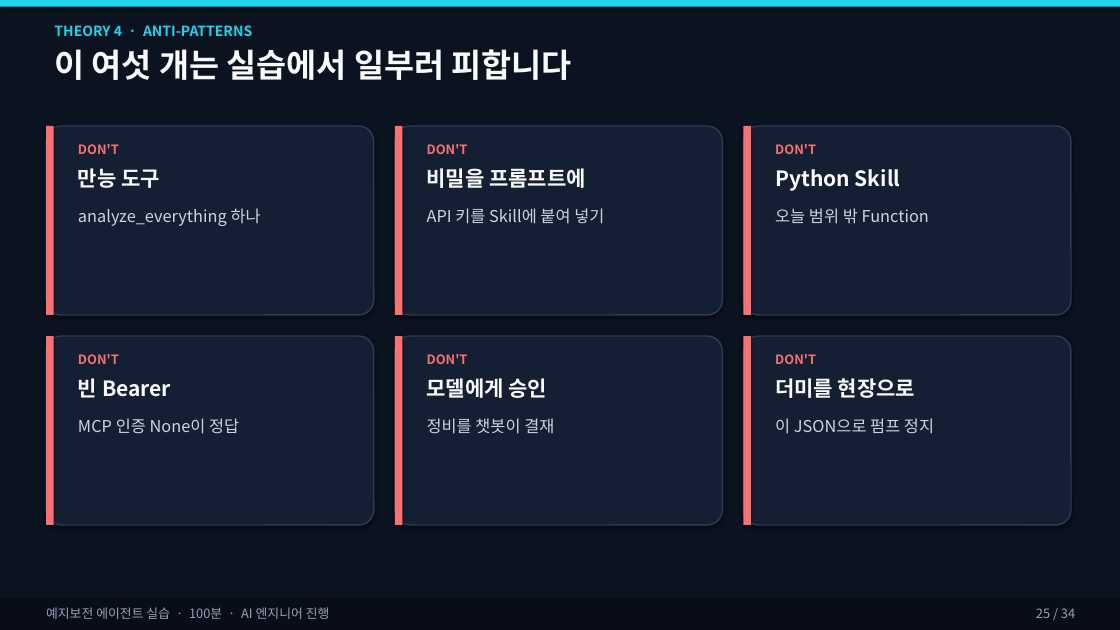
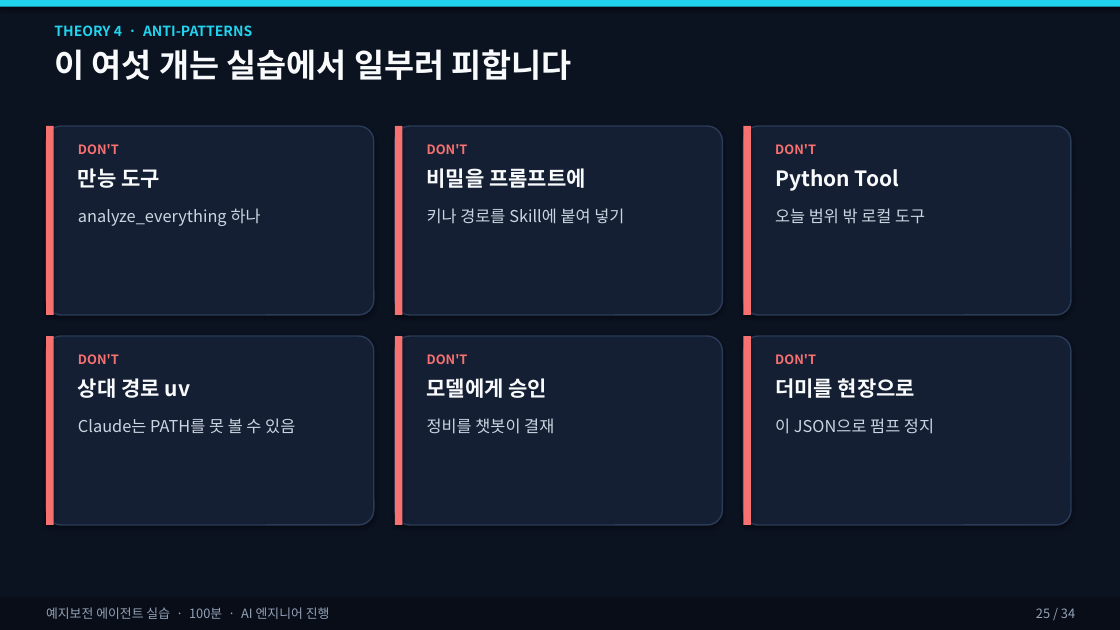
Before and after one commit to ZeroAct/sensor-agent-tutorial, a slide deck: slide 25 of slides/예지보전_에이전트_실습.pptx. Drawn at 1120x630 pixels with LibreOffice and Linux fonts; fonts in the diff are those of the drawing. Boxes give left, top, right and bottom in pixels: in the first picture for what was removed or moved away, otherwise in the second. Text is boxed around its words. In the diff, an @@ line names an element or a change of style, - is before the commit and + after.

```diff
--- a/slides/예지보전_에이전트_실습.pptx
+++ b/slides/예지보전_에이전트_실습.pptx
@@ text at (775,169,899,191): text changed @@
-Python Skill
+Python Tool
@@ text at (427,208,624,224): text changed @@
-API 키를 Skill에 붙여 넣기
+키나 경로를 Skill에 붙여 넣기
@@ text at (775,208,925,224): text changed @@
-오늘 범위 밖 Function
+오늘 범위 밖 로컬 도구
@@ text at (78,378,190,398): text changed @@
-빈 Bearer
+상대 경로 uv
@@ text at (78,418,295,434): text changed @@
-MCP 인증 None이 정답
+Claude는 PATH를 못 볼 수 있음
```
Also in this commit, not shown: 10 other slides changed, 14 other files.
